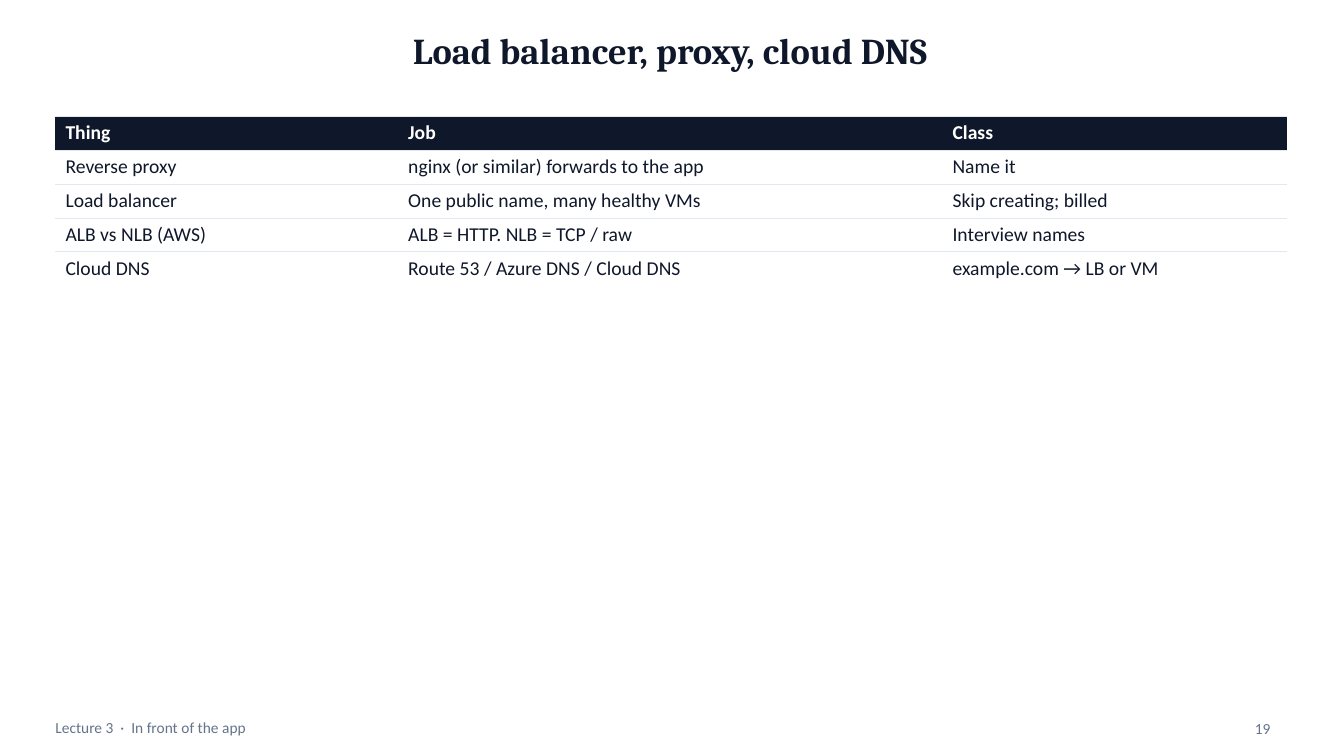
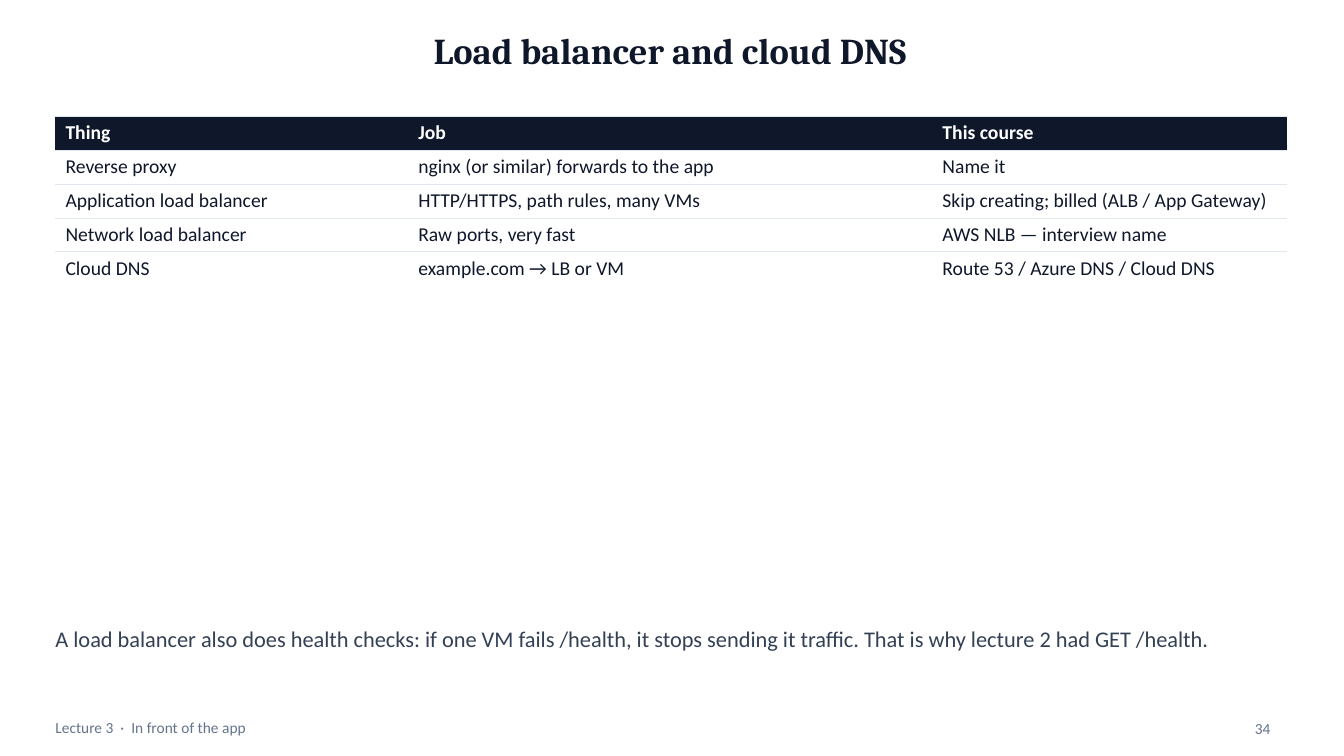
Before and after one commit to mayurb99/Devops_Beginners, a slide deck: slide 34 of lec-03/presentation/lec-03-networking.pptx (slide 19 before the commit). Drawn at 1344x756 pixels with LibreOffice and Linux fonts; fonts in the diff are those of the drawing. Boxes give left, top, right and bottom in pixels: in the first picture for what was removed or moved away, otherwise in the second. Text is boxed around its words. In the diff, an @@ line names an element or a change of style, - is before the commit and + after.

```diff
--- a/lec-03/presentation/lec-03-networking.pptx
+++ b/lec-03/presentation/lec-03-networking.pptx
@@ title at (x1=434, y1=38, x2=906, y2=65): text changed @@
-Load balancer, proxy, cloud DNS
+Load balancer and cloud DNS
@@ table at (x1=55, y1=116, x2=1288, y2=282) @@
-row 1, column 3: Class
+row 1, column 3: This course
-row 3: Load balancer | One public name, many healthy VMs | Skip creating; billed
+row 3: Application load balancer | HTTP/HTTPS, path rules, many VMs | Skip creating; billed (ALB / App Gateway)
-row 4: ALB vs NLB (AWS) | ALB = HTTP. NLB = TCP / raw | Interview names
+row 4: Network load balancer | Raw ports, very fast | AWS NLB — interview name
-row 5, column 2: Route 53 / Azure DNS / Cloud DNS
+row 5, column 2: example.com → LB or VM
-row 5, column 3: example.com → LB or VM
+row 5, column 3: Route 53 / Azure DNS / Cloud DNS
@@ text added at (x1=55, y1=631, x2=1208, y2=651), 16 pt, text #334155 @@
+A load balancer also does health checks: if one VM fails /health, it stops sending it traffic. That is why lecture 2 had GET /health.
@@ page number at (x1=1255, y1=724, x2=1271, y2=734): text changed @@
-19
+34
```
Also in this commit, not shown: 23 other slides changed, 15 slides added, 3 slides removed, 7 other files.
